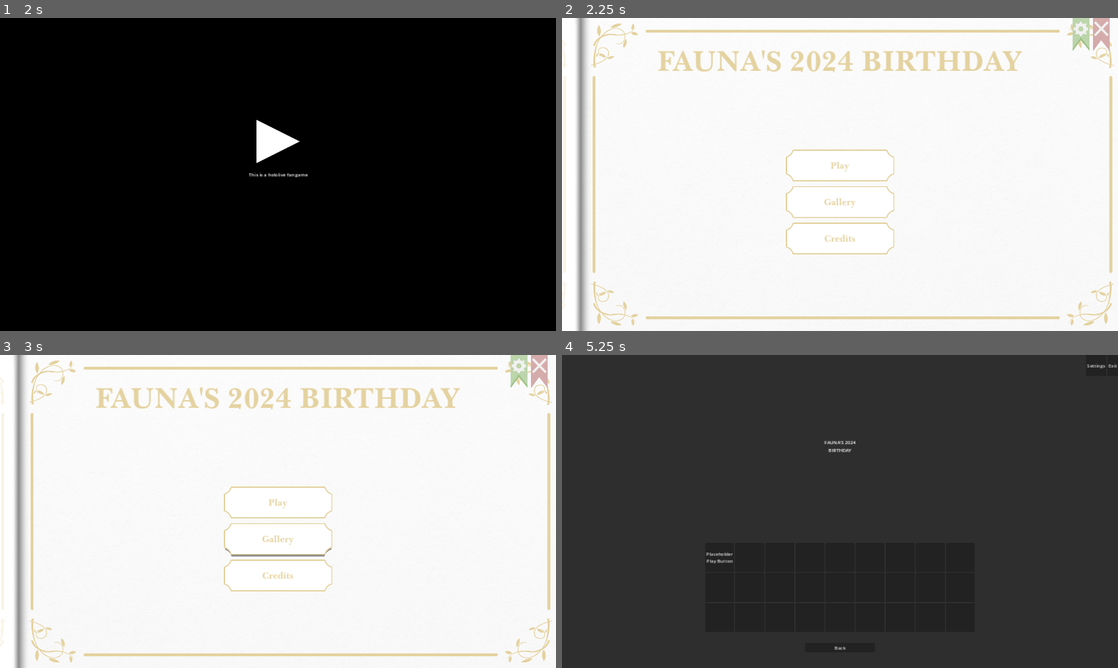
Above: before the commit, frames 1-4 (two rows, left to right).
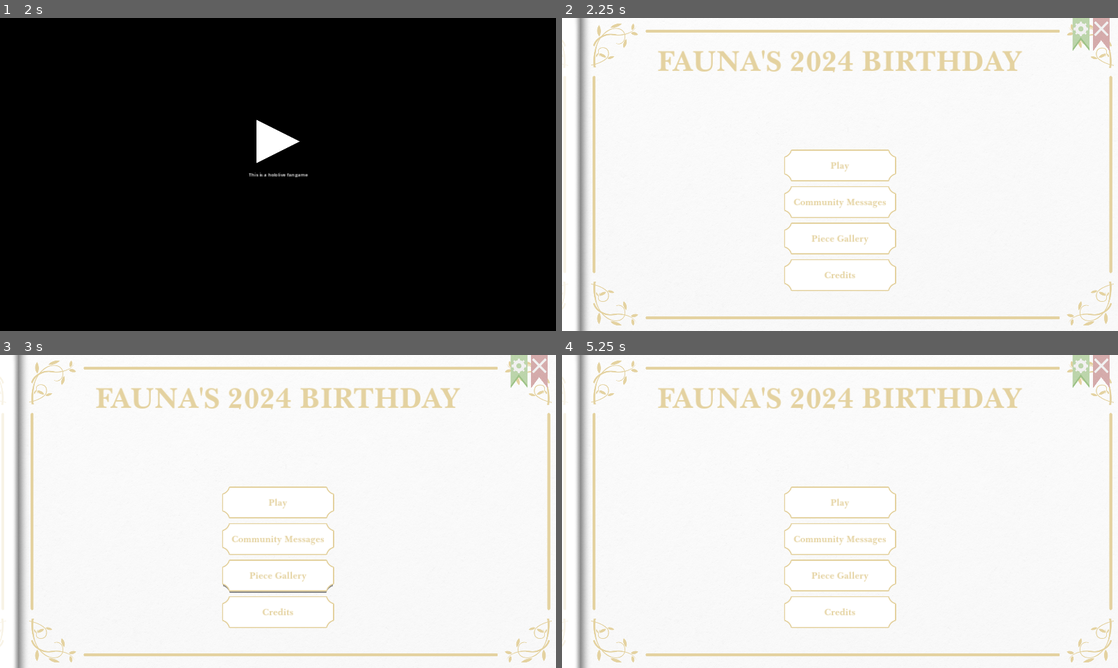
Above: after the commit, the same moments.

Repository: Saplings-Projects/Birthday-2024
Game: Godot game, scene res://MainScenes/screen_mngr_init_scene.tscn
Same seed, same stepped clock (60 frames per second), same inputs: the game is played once before the commit and once after it.
Inputs (mouse positions are in pixels of both pictures, inside the frame that each line leads up to):
- Up to frame 1 (2 s): tap Enter at 0.5 s; move the mouse to (400, 158) at 0.52 s; press the mouse at (400, 158) at 0.53 s; tap Space at 1.25 s; move the mouse to (166, 190) at 1.27 s; release the mouse at (166, 190) at 1.28 s; tap A (RotateAnticlockwise) at 1.35 s
- Up to frame 2 (2.25 s): tap Enter at 2 s; move the mouse to (895, 105) at 2.02 s; tap D (RotateClockwise) at 2.1 s
- Up to frame 3 (3 s): click "Gallery" (after the commit: "Piece Gallery") at 2.75 s
- Up to frame 4 (5.25 s): click (840, 539) at 3.5 s, where only the run after the commit has a clickable "Community Messages"; click "Play" at 4.25 s; click (728, 511) at 5.02 s

Frame 1 is identical in both runs. In frame 2, 0.8% of the frame differs, in the area x 39-61%, y 42-88%; in frame 3, 1.0%; in frame 4, 100%, in the area x 0-100%, y 0-100%.
Error after the commit: Invalid access to property or key 'button_up' on a base object of type 'Nil'. (res://Scripts/UI/MainMenu/States/MainMenuUiStartState.gd:48)

Commit message:
Add Messages button to Main Menu

Diff:
--- a/Birthday-2024-Project/ScenePrefabs/MainMenuUiManager.tscn
+++ b/Birthday-2024-Project/ScenePrefabs/MainMenuUiManager.tscn
@@ -86,9 +86,13 @@
 layout_mode = 2
 text = "Play"
 
+[node name="Messages Button" type="Button" parent="StartScreen/Panel/Navigation Buttons"]
+layout_mode = 2
+text = "Community Messages"
+
 [node name="Gallery Button" type="Button" parent="StartScreen/Panel/Navigation Buttons"]
 layout_mode = 2
-text = "Gallery"
+text = "Piece Gallery"
 
 [node name="Credits Button" type="Button" parent="StartScreen/Panel/Navigation Buttons"]
 layout_mode = 2
--- a/Birthday-2024-Project/Scripts/Game/MainMenu/States/MainMenuStartState.gd
+++ b/Birthday-2024-Project/Scripts/Game/MainMenu/States/MainMenuStartState.gd
@@ -15,6 +15,11 @@
 func go_to_gallery():
 	# TODO: Implement function
 	print("go_to_gallery is not implemented in MainMenuStartState")
+
+
+func go_to_messages():
+	# TODO: Implement function
+	print("go_to_messages is not implemented in MainMenuStartState")
 
 func show_settings():
 	myScreen.screenManager.ShowSettings()
--- a/Birthday-2024-Project/Scripts/UI/MainMenu/MainMenuStartScreen.gd
+++ b/Birthday-2024-Project/Scripts/UI/MainMenu/MainMenuStartScreen.gd
@@ -7,4 +7,5 @@
 @export var exit_button: Button
 @export var gallery_button: Button
 @export var play_button: Button
+@export var messages_button: Button
 @export var settings_button: Button
--- a/Birthday-2024-Project/Scripts/UI/MainMenu/States/MainMenuUiStartState.gd
+++ b/Birthday-2024-Project/Scripts/UI/MainMenu/States/MainMenuUiStartState.gd
@@ -14,6 +14,10 @@
 
 func _on_gallery_clicked():
 	_state.go_to_gallery()
+
+
+func _on_messages_clicked():
+	_state.go_to_messages()
 
 
 func _on_play_clicked():
@@ -41,6 +45,7 @@
 	screen.credits_button.button_up.connect(_on_credits_clicked)
 	screen.exit_button.button_up.connect(_on_exit_clicked)
 	screen.gallery_button.button_up.connect(_on_gallery_clicked)
+	screen.messages_button.button_up.connect(_on_messages_clicked)
 	screen.play_button.button_up.connect(_on_play_clicked)
 	screen.settings_button.button_up.connect(_on_settings_clicked)
 
@@ -51,6 +56,7 @@
 	screen.credits_button.button_up.disconnect(_on_credits_clicked)
 	screen.exit_button.button_up.disconnect(_on_exit_clicked)
 	screen.gallery_button.button_up.disconnect(_on_gallery_clicked)
+	screen.messages_button.button_up.disconnect(_on_messages_clicked)
 	screen.play_button.button_up.disconnect(_on_play_clicked)
 	screen.settings_button.button_up.disconnect(_on_settings_clicked)
 
